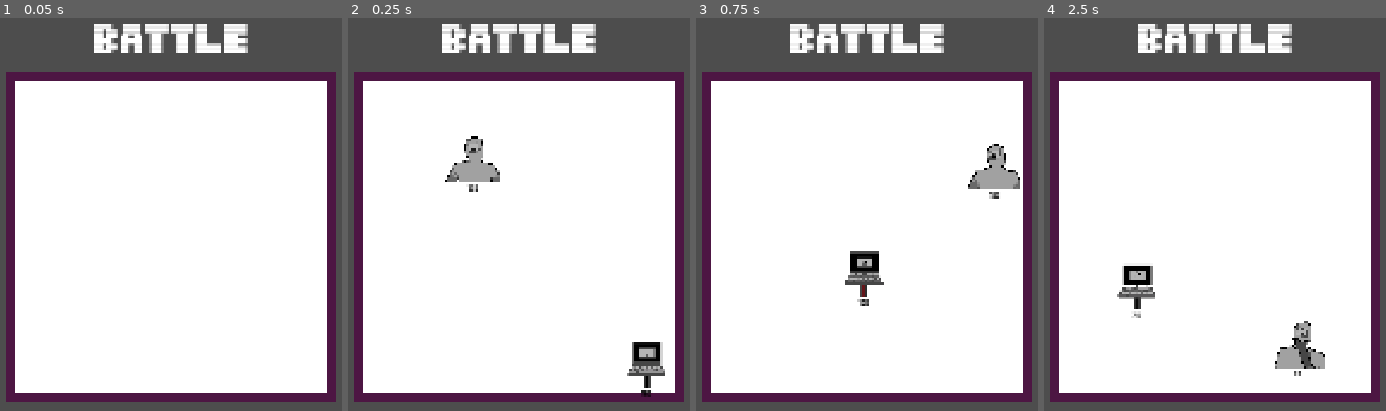
Above: before the commit, frames 1-4 (left to right).
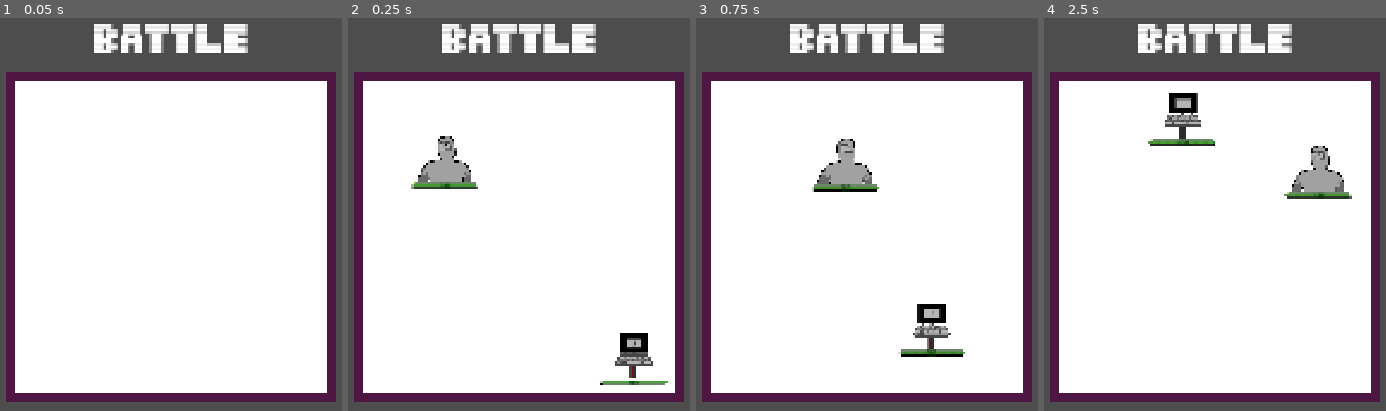
Above: after the commit, the same moments.

Repository: JBRana250/BitBoxBattles
Game: Godot game, scene res://battle/battle.tscn
Same seed, same stepped clock (60 frames per second), same inputs: the game is played once before the commit and once after it. The engine's default icon, where the game draws it, is replaced by a stand-in: a white triangle on a blue panel in a dark square.
Inputs (mouse positions are in pixels of both pictures, inside the frame that each line leads up to):
- Up to frame 1 (0.05 s): no input
- Up to frame 2 (0.25 s): no input
- Up to frame 3 (0.75 s): tap Enter at 0.5, 0.6 s; move the mouse to (outside the picture) at 0.52 s; hold Right from 0.53 s (still down); click (outside the picture) at 0.67 s
- Up to frame 4 (2.5 s): tap Space at 0.77 s; release Right at 1.25 s; drag from (1054, 257) to (1173, 328) at 1.27 s; move the mouse to (1293, 139) at 2.02 s; hold Right from 2.03 s (still down); tap Delete at 2.1 s

Frame 1 is identical in both runs. In frame 2, 3.5% of the frame differs, in the area x 18-94%, y 30-97%; in frame 3, 4.6%, in the area x 33-95%, y 30-87%; in frame 4, 4.5%.

Commit message:
style: import health bar png and change to texture progress bar

Diff:
--- a/battle/battle.tscn
+++ b/battle/battle.tscn
@@ -89,6 +89,7 @@
 contact_damage = 10
 contact_cooldown = 5.0
 starting_health = 100
+starting_force = 150.0
 active_image = ExtResource("8_hvjow")
 inactive_image = ExtResource("9_qybyd")
 
@@ -100,6 +101,7 @@
 contact_damage = 25
 contact_cooldown = 0.5
 starting_health = 100
+starting_force = 300.0
 active_image = ExtResource("10_eu6g2")
 inactive_image = ExtResource("11_t8p1f")
 
--- a/battle/fighter.gd
+++ b/battle/fighter.gd
@@ -5,7 +5,7 @@
 @export var onhit_timer: Timer
 @export var fighter_state_machine: FighterStateMachine
 @export var fighter_sprite_manager: FighterSpriteManager
-@export var fighter_health_label: Label
+@export var fighter_health_manager: Node
 
 @export_group("Properties")
 @export var onhit_modulate: Color
@@ -15,21 +15,20 @@
 @export var contact_cooldown: float
 @export var fighter_id: String
 
-func _ready() -> void:
-	apply_force(global_transform.x * 500)
-
 @warning_ignore("shadowed_variable", "shadowed_variable_base_class")
-func init_fighter(fighter_id: String, current_health: int, contact_damage: int, contact_cooldown: float, position: Vector2, rotation: float, active_image: Texture, inactive_image: Texture) -> void:
+func init_fighter(fighter_id: String, current_health: int, contact_damage: int, contact_cooldown: float, position: Vector2, rotation: float, active_image: Texture, inactive_image: Texture, starting_force: float) -> void:
 	self.fighter_id = fighter_id
 	self.position = position
 	self.rotation = rotation
-	self.current_health = 100
+	self.current_health = current_health
 	self.contact_damage = contact_damage
 	self.contact_cooldown = contact_cooldown
 
 	fighter_sprite_manager.init_sprites(active_image, inactive_image)
 	fighter_state_machine.init_states()
-	fighter_health_label.update_text()
+	fighter_health_manager.update_health(current_health)
+
+	apply_force(global_transform.x * starting_force)
 
 
 func _on_body_entered(body: Node) -> void:
@@ -40,7 +39,7 @@
 
 	sprite.modulate = onhit_modulate
 	current_health -= contact_damage
-	fighter_health_label.update_text()
+	fighter_health_manager.update_health(current_health)
 	body.hit_enemy()
 
 	BattleEventBus.fighter_damaged.emit(fighter_id)
--- a/battle/fighter.tscn
+++ b/battle/fighter.tscn
@@ -2,10 +2,14 @@
 
 [ext_resource type="Script" uid="uid://rjp67l3g8phv" path="res://battle/fighter.gd" id="1_xnk44"]
 [ext_resource type="Texture2D" uid="uid://q5tifbrx8262" path="res://icon.svg" id="2_ladtm"]
+[ext_resource type="Theme" uid="uid://vurjv1gvv8k" path="res://themes/battle.tres" id="3_4dc5m"]
 [ext_resource type="Script" uid="uid://da7gvjomliao7" path="res://battle/fighter_state_machine.gd" id="3_ladtm"]
+[ext_resource type="Texture2D" uid="uid://d2gl08f6vn5a5" path="res://textures/empty_hpbar.png" id="4_gb4mi"]
 [ext_resource type="Script" uid="uid://dd5gqcqo4uw5l" path="res://battle/fighter_sprite_manager.gd" id="4_ipxd0"]
 [ext_resource type="FontFile" uid="uid://dbykyhloqml1k" path="res://themes/PixelDragz.ttf" id="4_so10r"]
+[ext_resource type="Texture2D" uid="uid://byjpjy0nht5uk" path="res://textures/full_hpbar.png" id="5_4sxhs"]
 [ext_resource type="PackedScene" uid="uid://fh5cicrt02gf" path="res://battle/fighter_health.tscn" id="5_qvn7c"]
+[ext_resource type="Script" uid="uid://dqly1sjufce6k" path="res://battle/fighter_health.gd" id="6_ibxnw"]
 
 [sub_resource type="PhysicsMaterial" id="PhysicsMaterial_6hnvb"]
 friction = 0.0
@@ -16,9 +20,9 @@
 
 [sub_resource type="LabelSettings" id="LabelSettings_4dc5m"]
 font = ExtResource("4_so10r")
-font_color = Color(0, 0, 0, 1)
+font_color = Color(0, 0.19176069, 3.6098065e-08, 1)
 
-[node name="fighter" type="RigidBody2D" unique_id=678717569 node_paths=PackedStringArray("sprite", "onhit_timer", "fighter_state_machine", "fighter_sprite_manager", "fighter_health_label") groups=["fighter"]]
+[node name="fighter" type="RigidBody2D" unique_id=678717569 node_paths=PackedStringArray("sprite", "onhit_timer", "fighter_state_machine", "fighter_sprite_manager", "fighter_health_manager") groups=["fighter"]]
 mass = 0.01
 physics_material_override = SubResource("PhysicsMaterial_6hnvb")
 gravity_scale = 0.0
@@ -31,7 +35,7 @@
 onhit_timer = NodePath("onhitFlash")
 fighter_state_machine = NodePath("FighterStateMachine")
 fighter_sprite_manager = NodePath("FighterSpriteManager")
-fighter_health_label = NodePath("FighterPosition/FighterHealth")
+fighter_health_manager = NodePath("FighterPosition/ProgressBar/FighterHealthLabel/HealthUIManager")
 onhit_modulate = Color(0.5659736, 0, 0.1455484, 1)
 
 [node name="CollisionShape2D" type="CollisionShape2D" parent="." unique_id=732105405]
@@ -54,15 +58,39 @@
 region_rect = Rect2(0, 0, 128, 128)
 region_filter_clip_enabled = true
 
-[node name="FighterHealth" parent="FighterPosition" unique_id=1658565350 node_paths=PackedStringArray("fighter") instance=ExtResource("5_qvn7c")]
-offset_left = -87.0
-offset_top = 71.0
-offset_right = 89.0
-offset_bottom = 94.0
+[node name="ProgressBar" type="TextureProgressBar" parent="FighterPosition" unique_id=517349858]
+offset_left = -79.0
+offset_top = 69.0
+offset_right = 81.0
+offset_bottom = 83.0
+theme = ExtResource("3_4dc5m")
+value = 100.0
+allow_lesser = true
+fill_mode = 6
+nine_patch_stretch = true
+stretch_margin_left = 4
+stretch_margin_top = 4
+stretch_margin_right = 4
+stretch_margin_bottom = 4
+texture_under = ExtResource("4_gb4mi")
+texture_progress = ExtResource("5_4sxhs")
+
+[node name="FighterHealthLabel" parent="FighterPosition/ProgressBar" unique_id=1658565350 instance=ExtResource("5_qvn7c")]
+layout_mode = 0
+offset_left = -6.0
+offset_top = -2.0
+offset_right = 170.0
+offset_bottom = 21.0
 text = "X"
 label_settings = SubResource("LabelSettings_4dc5m")
 horizontal_alignment = 1
-fighter = NodePath("../..")
+vertical_alignment = 1
+script = null
+
+[node name="HealthUIManager" type="Node" parent="FighterPosition/ProgressBar/FighterHealthLabel" unique_id=2041625990 node_paths=PackedStringArray("health_label", "health_bar")]
+script = ExtResource("6_ibxnw")
+health_label = NodePath("..")
+health_bar = NodePath("../..")
 
 [node name="onhitFlash" type="Timer" parent="." unique_id=1664589322]
 wait_time = 0.05
--- a/battle/fighter_health.gd
+++ b/battle/fighter_health.gd
@@ -1,6 +1,8 @@
-extends Label
+extends Node
 
-@export var fighter: RigidBody2D
+@export var health_label: Label
+@export var health_bar: TextureProgressBar
 
-func update_text() -> void:
-	text = str(fighter.current_health)
+func update_health(health: int) -> void:
+	health_label.text = str(health)
+	health_bar.value = health
--- a/battle/fighter_marker.gd
+++ b/battle/fighter_marker.gd
@@ -9,6 +9,7 @@
 @export var contact_damage: int
 @export var contact_cooldown: float
 @export var starting_health: int
+@export var starting_force: float
 @export var active_image: Texture
 @export var inactive_image: Texture
 
@@ -17,6 +18,6 @@
 
 func _spawn_fighter() -> void:
 	var fighter_instance: Fighter = fighter_scene.instantiate()
-	fighter_instance.init_fighter(fighter_id, starting_health, contact_damage, contact_cooldown, position, randf_range(0.0, TAU), active_image, inactive_image)
+	fighter_instance.init_fighter(fighter_id, starting_health, contact_damage, contact_cooldown, position, randf_range(0.0, TAU), active_image, inactive_image, starting_force)
 
 	spawn_parent.add_child(fighter_instance)
--- /dev/null
+++ b/themes/battle.tres
@@ -0,0 +1,19 @@
+[gd_resource type="Theme" format=3 uid="uid://vurjv1gvv8k"]
+
+[sub_resource type="StyleBoxFlat" id="StyleBoxFlat_0olqd"]
+bg_color = Color(0.5737595, 0.5742763, 0.5617501, 1)
+corner_radius_top_left = 5
+corner_radius_top_right = 5
+corner_radius_bottom_right = 5
+corner_radius_bottom_left = 5
+
+[sub_resource type="StyleBoxFlat" id="StyleBoxFlat_divg6"]
+bg_color = Color(0, 0.6621455, 0.2504798, 1)
+corner_radius_top_left = 5
+corner_radius_top_right = 5
+corner_radius_bottom_right = 5
+corner_radius_bottom_left = 5
+
+[resource]
+ProgressBar/styles/background = SubResource("StyleBoxFlat_0olqd")
+ProgressBar/styles/fill = SubResource("StyleBoxFlat_divg6")
Binary file added: textures/empty_hpbar.png
Not shown, added: textures/empty_hpbar.png.import
Binary file added: textures/full_hpbar.png
Not shown, added: textures/full_hpbar.png.import
Not shown, added: README.md
